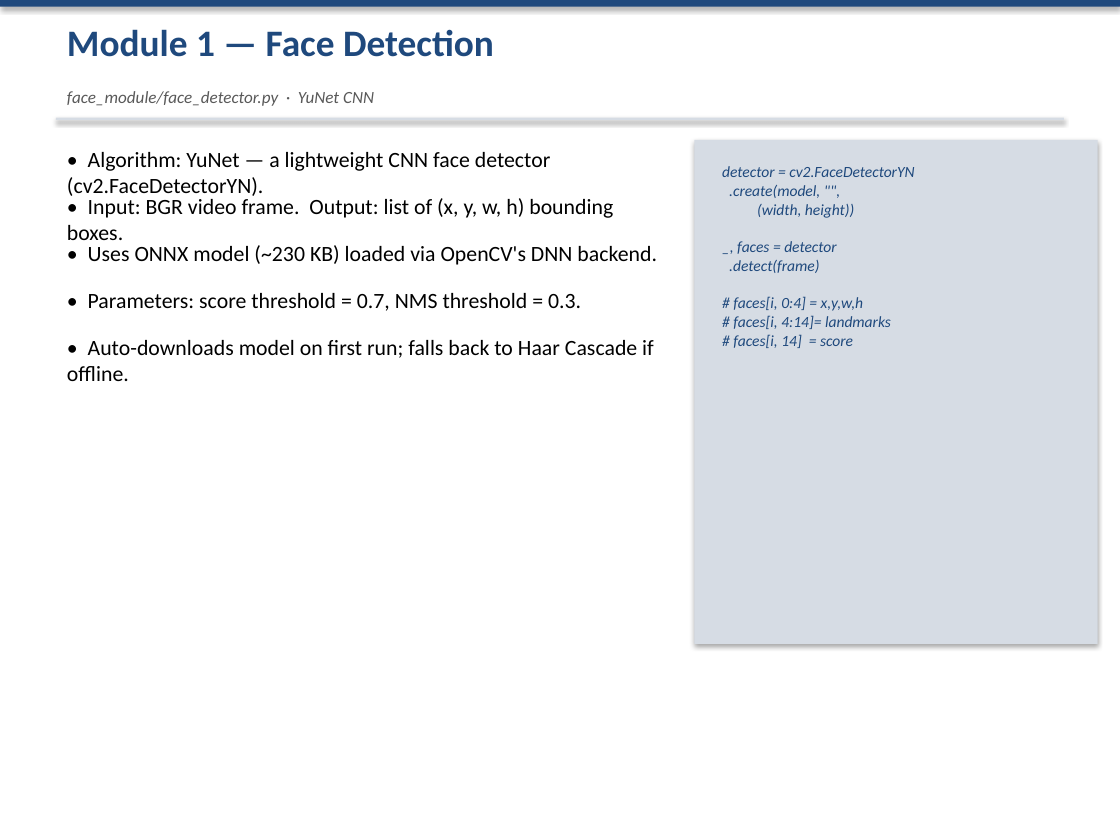
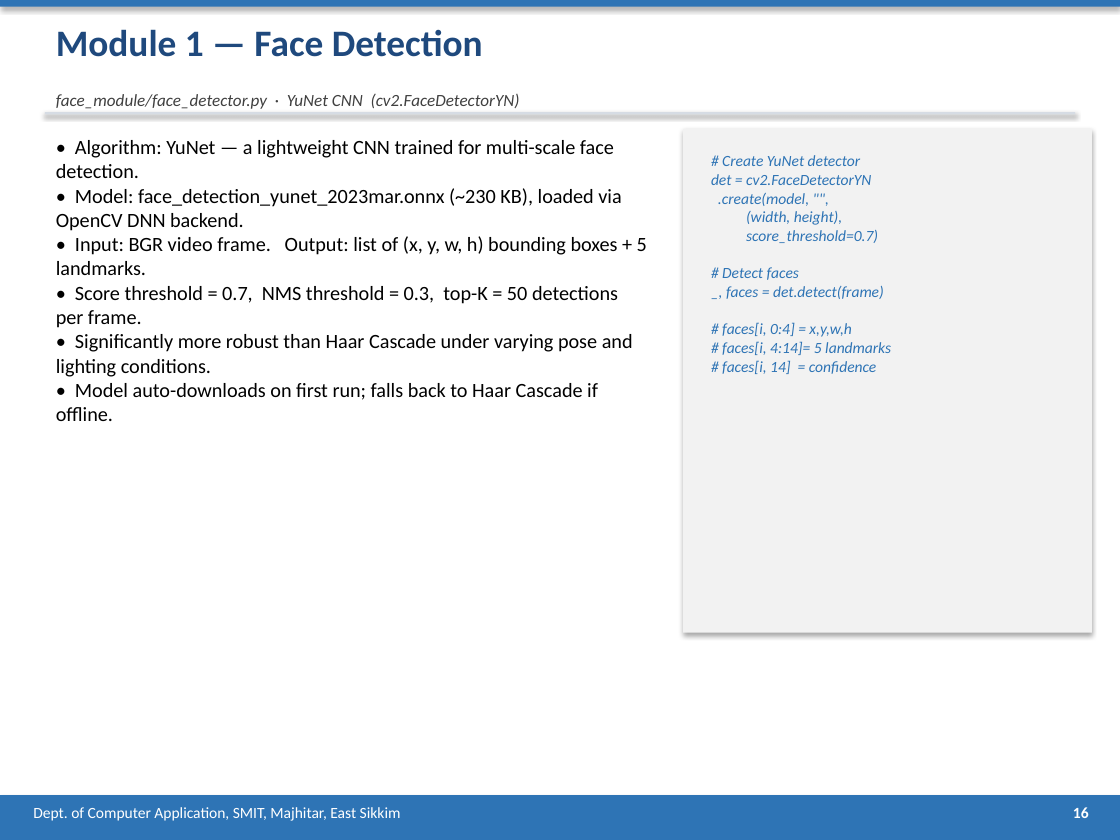
Before and after one commit to prageshdir/FACEE, a slide deck: slide 16 of FACEE_Presentation.pptx (slide 7 before the commit). Drawn at 1120x840 pixels with LibreOffice and Linux fonts; fonts in the diff are those of the drawing. Boxes give left, top, right and bottom in pixels: in the first picture for what was removed or moved away, otherwise in the second. Text is boxed around its words. In the diff, an @@ line names an element or a change of style, - is before the commit and + after.

```diff
--- a/FACEE_Presentation.pptx
+++ b/FACEE_Presentation.pptx
@@ rectangle at (x1=0, y1=0, x2=1120, y2=7): fill #1F497D to #2E74B5 @@
@@ text "Module 1 — Face Detection" moved from (x1=67, y1=29, x2=494, y2=57) to (x1=56, y1=29, x2=483, y2=57) @@
@@ rectangle resized from (x1=56, y1=118, x2=1064, y2=120) to (x1=45, y1=112, x2=1075, y2=114) @@
@@ text at (x1=56, y1=94, x2=520, y2=109): text changed; text colour #595959 to #404040 @@
-face_module/face_detector.py · YuNet CNN
+face_module/face_detector.py · YuNet CNN (cv2.FaceDetectorYN)
@@ text added at (x1=56, y1=140, x2=647, y2=421), 13 pt, text #000000 @@
+• Algorithm: YuNet — a lightweight CNN trained for multi-scale face detection.
+• Model: face_detection_yunet_2023mar.onnx (~230 KB), loaded via OpenCV DNN backend.
+• Input: BGR video frame. Output: list of (x, y, w, h) bounding boxes + 5 landmarks.
+• Score threshold = 0.7, NMS threshold = 0.3, top-K = 50 detections per frame.
+• Significantly more robust than Haar Cascade under varying pose and lighting conditions.
+• Model auto-downloads on first run; falls back to Haar Cascade if offline.
@@ rectangle resized from (x1=694, y1=140, x2=1098, y2=644) to (x1=683, y1=129, x2=1092, y2=633) @@
@@ rectangle at (x1=683, y1=129, x2=1092, y2=633): fill #D6DCE4 to #F2F2F2 @@
@@ text removed at (x1=67, y1=152, x2=551, y2=200) @@
-• Algorithm: YuNet — a lightweight CNN face detector (cv2.FaceDetectorYN).
@@ text at (x1=711, y1=155, x2=891, y2=374): text changed; text colour #1F497D to #2E74B5 @@
-detector = cv2.FaceDetectorYN
-.create(model, "",
-(width, height))
-_, faces = detector
-.detect(frame)
-# faces[i, 0:4] = x,y,w,h
-# faces[i, 4:14]= landmarks
-# faces[i, 14] = score
+# Create YuNet detector
+det = cv2.FaceDetectorYN
+.create(model, "",
+(width, height),
+score_threshold=0.7)
+# Detect faces
+_, faces = det.detect(frame)
+# faces[i, 0:4] = x,y,w,h
+# faces[i, 4:14]= 5 landmarks
+# faces[i, 14] = confidence
@@ text removed at (x1=67, y1=198, x2=613, y2=240) @@
-• Input: BGR video frame. Output: list of (x, y, w, h) bounding boxes.
@@ text removed at (x1=88, y1=245, x2=657, y2=265) @@
-• Uses ONNX model (~230 KB) loaded via OpenCV's DNN backend.
@@ text removed at (x1=88, y1=293, x2=581, y2=311) @@
-• Parameters: score threshold = 0.7, NMS threshold = 0.3.
@@ text removed at (x1=67, y1=340, x2=654, y2=381) @@
-• Auto-downloads model on first run; falls back to Haar Cascade if offline.
@@ rectangle added at (x1=0, y1=795, x2=1120, y2=840), fill #2E74B5 @@
@@ text added at (x1=33, y1=807, x2=401, y2=821), 10 pt, text #FFFFFF @@
+Dept. of Computer Application, SMIT, Majhitar, East Sikkim
@@ text added at (x1=1073, y1=807, x2=1089, y2=818), 10 pt, text #FFFFFF, bold @@
+16
```
Also in this commit, not shown: 4 other slides changed, 19 slides added, 10 slides removed, 1 other file.
